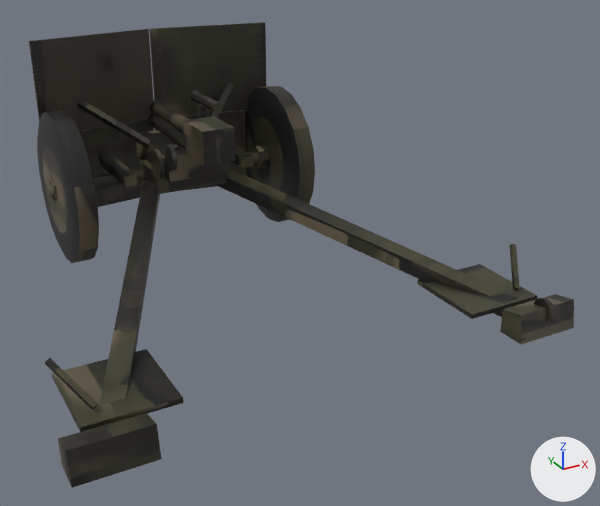
The FBX model models/WZ36_BOFORS/WZ36_BOFORS.fbx as it was, and as the next commit left it.
Camera for both pictures: a 50 mm camera at (-1.38, -3.46, 1.65) aimed at (0.37, -0.27, 0.06). The axes (+X, +Y, +Z) are drawn at lower right. The lights are the same throughout. The older version comes first. Where no turn or scale is listed for an object, it has been applied to the vertices.

The first picture shows 'Axe_Canon_01', 'Bras_Droit', 'Bras_Gauche', 'Chassis', 'Roue_D1', 'Roue_G1', 'Tourelle_01' and 1 more.
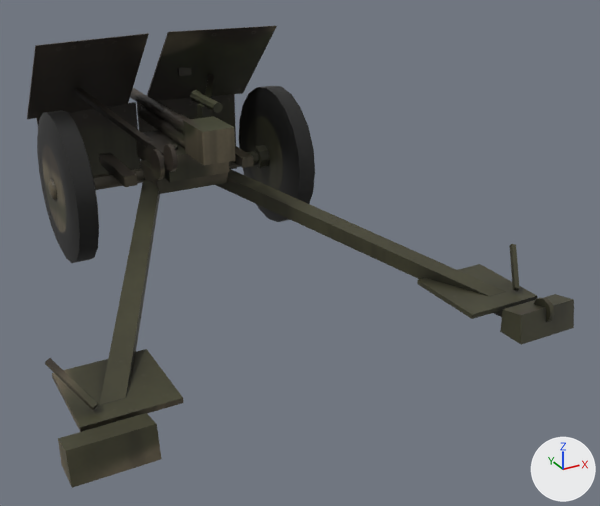
Boxes [x1, y1, x2, y2] around the edits, measured in the pictures (600 x 506 px; the box of a moved part takes in the faces that stretch with it):
'Tourelle_01', reshaped, surface changed (16% shorter): before [29, 22, 266, 207]; after [27, 26, 277, 182]
part 1 of me_bras_droit, surface changed: [216, 169, 574, 345] in both
part 2 of me_tourelle_01, moved or reshaped: before [79, 120, 154, 207]; after [37, 102, 140, 176]
part 3 of me_tourelle_01, moved or reshaped: before [154, 110, 247, 191]; after [137, 94, 237, 169]
part 4 of me_tourelle_01, moved or reshaped (not visible before): after [178, 67, 192, 76]
part 5 of me_tourelle_01, moved or reshaped: before [29, 22, 266, 148]; after [27, 26, 277, 146]
part 6 of me_tourelle_01, surface changed: before [29, 22, 266, 207]; after [27, 26, 277, 182]
part 7 of me_bras_gauche, surface changed: [45, 181, 183, 488] in both
part 8 of me_chassis, surface changed: [95, 145, 266, 190] in both
part 9 of me_roue_g1, surface changed: [46, 110, 99, 262] in both
part 10 of me_roue_d1, surface changed: [258, 86, 315, 220] in both
part 11 of me_axe_canon_01, surface changed: before [147, 90, 235, 180]; after [139, 90, 235, 180]

Edits to the bpy script that builds the scene:
```text
Change me_bras_gauche:
    where me_bras_gauche.from_pydata(...)  # 32 vertices, 24 faces; spans x -0.75..0.12, y -1.59..0.02, z -0.31..0.04
    me_bras_gauche part 7: texture (UV) coordinates of 24 of 24 faces, centred in x -0.75..0.09, y -1.58..0.0, z -0.31..0.0, changed; they spanned u 0.13..1.0, v 0.0..0.99 and now span u 0.0..0.99, v 0.0..0.99
Change me_roue_d1:
    where me_roue_d1.from_pydata(...)  # 258 vertices, 198 faces; spans x -0.193..-0.053, y -0.357..0.357, z -0.357..0.357
    me_roue_d1 part 10: texture (UV) coordinates of 116 of 198 faces, centred in x -0.133..-0.053, y -0.348..0.348, z -0.348..0.349, changed; they spanned u 0.0..0.99, v 0.03..0.99 and now span u 0.02..1.0, v 0.15..0.99
Change me_roue_g1:
    where me_roue_g1.from_pydata(...)  # 258 vertices, 198 faces; spans x 0.1..0.24, y -0.357..0.357, z -0.357..0.357
    me_roue_g1 part 9: texture (UV) coordinates of 116 of 198 faces, centred in x 0.1..0.18, y -0.348..0.348, z -0.348..0.349, changed; they spanned u 0.0..0.99, v 0.15..0.99 and now span u 0.12..1.0, v 0.0..0.99
Change me_chassis:
    where me_chassis.from_pydata(...)  # 74 vertices, 49 faces; spans x -0.5..0.5, y -0.22..0.2, z -0.06..0.075
    me_chassis part 8: texture (UV) coordinates of 49 of 49 faces, centred in x -0.5..0.5, y -0.22..0.2, z -0.051..0.075, changed; they spanned u 0.0..0.96, v 0.0..0.98 and now span u 0.0..0.96, v 0.0..0.99
Change me_bras_droit:
    where me_bras_droit.from_pydata(...)  # 48 vertices, 34 faces; spans x -0.08..0.8, y -1.6..0.02, z -0.31..0.04
    used by ob_bras_droit; parent = ob_chassis; location = (0.219, -0.132, -0.0225)
    me_bras_droit part 1: texture (UV) coordinates of 34 of 34 faces, centred in x -0.04..0.8, y -1.6..0.0, z -0.31..0.0, changed; they spanned u 0.07..0.99, v 0.0..0.99 and now span u 0.04..0.99, v 0.0..1.0
Change me_tourelle_01:
    used by ob_tourelle_01; parent = ob_chassis; location = (-0.0238, -0.132, 0.036)
    remove me_tourelle_01.from_pydata(...)  # 88 vertices, 64 faces; spans x -0.576..0.624, y -0.178..0.442, z -0.253..0.617
    add me_tourelle_01.from_pydata(...)  # 88 vertices, 64 faces; spans x -0.576..0.624, y -0.178..0.712, z -0.253..0.617
    me_tourelle_01 part 2: the loose piece of 8 vertices spanning x -0.576..0.02, y 0.346..0.442, z -0.253..0.157 is scaled about its middle by (0.916, 0.918, 1.07), then moved by (0.025, 0.274, 0.015)
    me_tourelle_01 part 3: the loose piece of 8 vertices spanning x 0.028..0.624, y 0.346..0.442, z -0.253..0.157 is scaled about its middle by (0.916, 0.918, 1.07), then moved by (-0.025, 0.274, 0.015)
    me_tourelle_01 part 4: the loose piece of 8 vertices spanning x 0.189..0.259, y 0.382..0.394, z 0.407..0.527 is scaled about its middle by (1, 1, 0.833), then moved by (0.0, 0.08, -0.06)
    me_tourelle_01 part 5: 32 of 88 vertices moved; they spanned x -0.576..0.624, y 0.065..0.412, z 0.09..0.617 and now span x -0.576..0.624, y 0.069..0.705, z 0.091..0.617; mean shift (0.0, 0.082, 0.01); largest move (-0.576, 0.316, 0.167) -> (-0.576, 0.616, 0.187)
    me_tourelle_01 part 6: texture (UV) coordinates of 64 of 64 faces, centred in x -0.576..0.624, y -0.178..0.436, z -0.253..0.617, changed; they spanned u 0.0..0.99, v 0.0..0.99 and now span u 0.0..1.0, v 0.0..0.99
    other edits to the shape of me_tourelle_01 do not show in these pictures
Change me_axe_canon_01:
    where me_axe_canon_01.from_pydata(...)  # 106 vertices, 71 faces; spans x -0.199..0.173, y -0.353..0.617, z -0.042..0.267
    used by ob_axe_canon_01; parent = ob_tourelle_01; location = (0.0124, -0.0652, 0.0824)
    me_axe_canon_01 part 11: texture (UV) coordinates of 71 of 71 faces, centred in x -0.199..0.166, y -0.353..0.617, z -0.042..0.259, changed; they spanned u 0.02..0.99, v 0.0..0.99 and now span u 0.0..0.99, v 0.0..1.0
```
